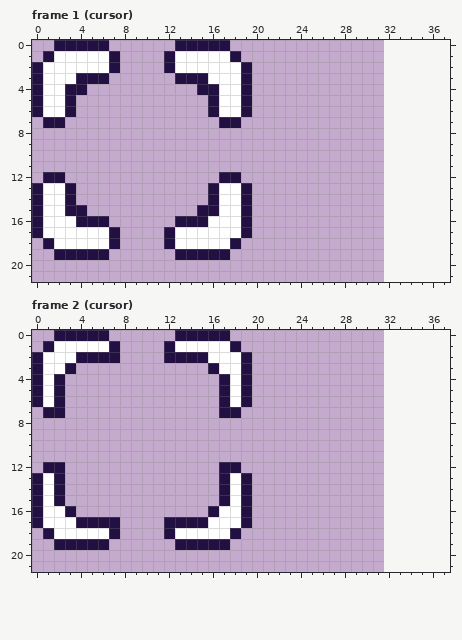
Pixel-art file, stored at cursor/cursor.aseprite. That is the earlier state.
32x32 pixels, 5 frames. Shown: frame 1 (cursor): x 0..37, y 0..21; frame 2 (cursor): x 0..37, y 0..21. The old version is drawn lined up with the new one, on the new canvas.
After the commit:
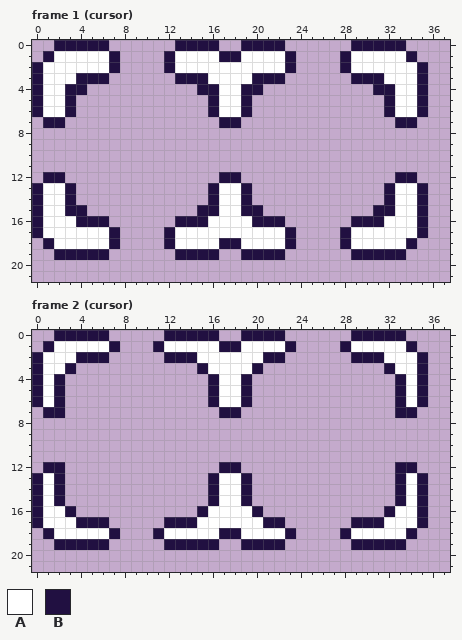
Palette (. is transparent): A #ffffff  B #211041
Diff:
canvas 32x32 -> 43x32
Frame 1 (cursor):
y 0: x 17 B -> .; x 19..22 .... -> BBBB; x 29..33 ..... -> BBBBB
y 1: x 17 A -> B; x 19..23 ..... -> AAAAB; x 28..34 ....... -> BAAAAAB
y 2: x 19..23 B.... -> AAAAB; x 28..35 ........ -> BAAAAAAB
y 3: x 19..22 B... -> ABBB; x 29..35 ....... -> BBBAAAB
y 4: x 20 . -> B; x 31..35 ..... -> BBAAB
y 5..6: x 32..35 .... -> BAAB
y 7: x 33..34 .. -> BB
y 12: x 33..34 .. -> BB
y 13..14: x 32..35 .... -> BAAB
y 15: x 20 . -> B; x 31..35 ..... -> BBAAB
y 16: x 19..22 B... -> ABBB; x 29..35 ....... -> BBBAAAB
y 17: x 19..23 B.... -> AAAAB; x 28..35 ........ -> BAAAAAAB
y 18: x 17 A -> B; x 19..23 ..... -> AAAAB; x 28..34 ....... -> BAAAAAB
y 19: x 17 B -> .; x 19..22 .... -> BBBB; x 29..33 ..... -> BBBBB
Frame 2 (cursor):
y 0: x 12 . -> B; x 17 B -> .; x 19..22 .... -> BBBB; x 29..33 ..... -> BBBBB
y 1: x 11..12 .B -> BA; x 17 A -> B; x 19..23 ..... -> AAAAB; x 28..34 ....... -> BAAAAAB
y 2: x 7 B -> .; x 15 B -> A; x 19..22 B... -> AABB; x 29..35 ....... -> BBBAAAB
y 3: x 15..16 .B -> BA; x 19..20 B. -> AB; x 32..35 .... -> BAAB
y 4..6: x 16..17 .B -> BA; x 33..35 ... -> BAB
y 7: x 33..34 .. -> BB
y 12: x 33..34 .. -> BB
y 13..15: x 16..17 .B -> BA; x 33..35 ... -> BAB
y 16: x 15..16 .B -> BA; x 19..20 B. -> AB; x 32..35 .... -> BAAB
y 17: x 7 B -> .; x 15 B -> A; x 19..22 B... -> AABB; x 29..35 ....... -> BBBAAAB
y 18: x 11..12 .B -> BA; x 17 A -> B; x 19..23 ..... -> AAAAB; x 28..34 ....... -> BAAAAAB
y 19: x 12 . -> B; x 17 B -> .; x 19..22 .... -> BBBB; x 29..33 ..... -> BBBBB
Changed places in both pictures, as pixel boxes (x1, y1, x2, y2):
changed: (219, 40, 296, 95)
added: (340, 40, 428, 128)
added: (340, 172, 428, 260)
changed: (219, 205, 296, 260)
changed: (109, 330, 296, 407)
added: (340, 330, 428, 418)
added: (340, 462, 428, 550)
changed: (109, 473, 296, 550)
